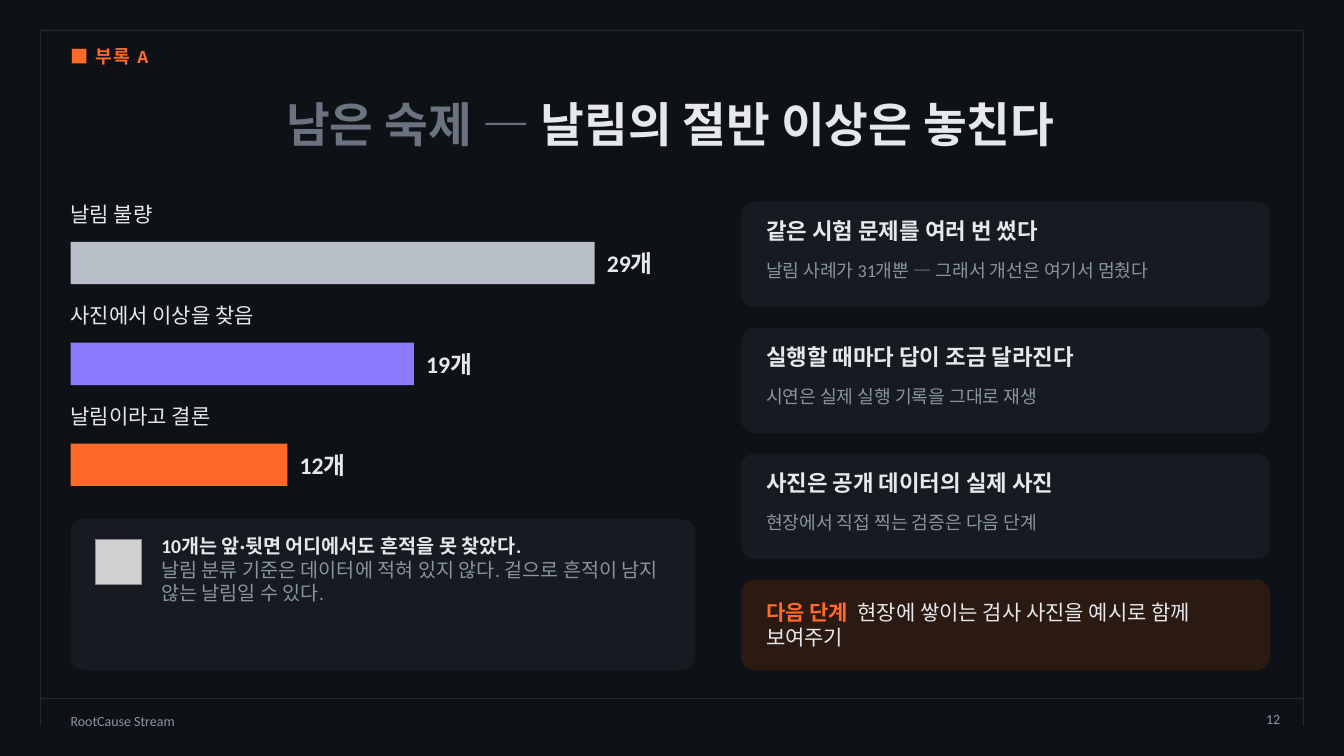
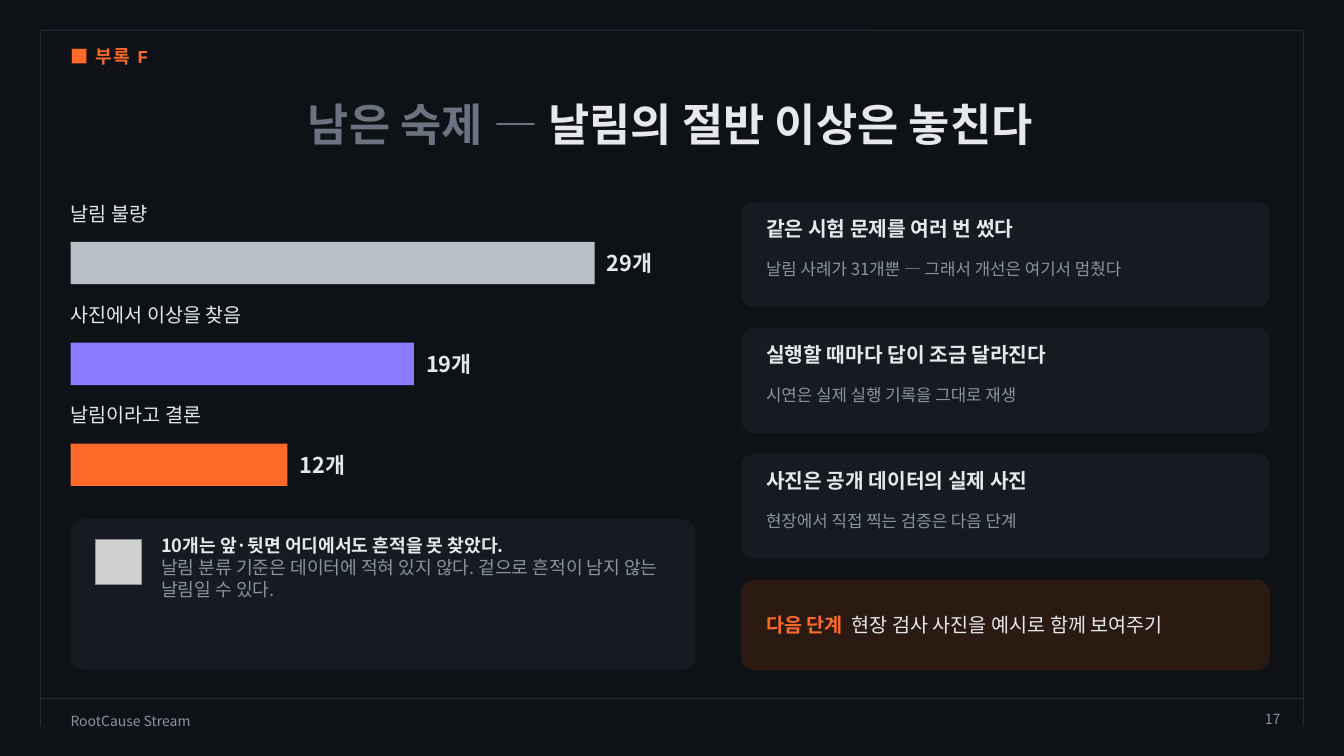
Before and after one commit to dlwogud/rootcause-stream, a slide deck: slide 17 of deck/RootCause_Stream_발표자료.pptx (slide 12 before the commit). Drawn at 1344x756 pixels with LibreOffice and Linux fonts; fonts in the diff are those of the drawing; grey boxes stand for pictures; background and template pictures are left out. Boxes give left, top, right and bottom in pixels: in the first picture for what was removed or moved away, otherwise in the second. Text is boxed around its words. In the diff, an @@ line names an element or a change of style, - is before the commit and + after.

```diff
--- a/deck/RootCause_Stream_발표자료.pptx
+++ b/deck/RootCause_Stream_발표자료.pptx
@@ text at [96,48,148,65]: text changed @@
-■ 부록 A
+■ 부록 F
@@ title "남은 숙제 — 날림의 절반 ..." at [308,103,1033,145]: size 34 to 32 pt, font Calibri to Noto Sans CJK KR @@
@@ size 15 to 14 pt, font Calibri to Noto Sans CJK KR in 3 elements at [71,204,147,223], [71,305,242,324], [71,405,201,424] @@
@@ size 17 to 15.5 pt, font Calibri to Noto Sans CJK KR in 3 elements at [607,253,653,273], [426,354,472,374], [300,455,346,475] @@
@@ size 16 to 14.5 pt, font Calibri to Noto Sans CJK KR in 3 elements at [766,219,1013,238], [766,345,1046,364], [766,471,1027,490] @@
@@ text "10개는 앞·뒷면 어디에서도 흔적을 못 ..." at [161,536,657,598]: size 14 to 13 pt, font Calibri to Noto Sans CJK KR @@
@@ size 13 to 12 pt, font Calibri to Noto Sans CJK KR in 3 elements at [766,261,1121,277], [766,387,1016,403], [766,513,1017,529] @@
@@ text at [766,615,1163,634]: text changed; size 15 to 14 pt; font Calibri to Noto Sans CJK KR @@
-다음 단계 현장에 쌓이는 검사 사진을 예시로 함께 보여주기
+다음 단계 현장 검사 사진을 예시로 함께 보여주기
@@ text "RootCause Stream" at [71,715,191,726]: font Calibri to Noto Sans CJK KR @@
@@ page number at [1265,714,1281,724]: text changed; font Calibri to Noto Sans CJK KR @@
-12
+17
```
Also in this commit, not shown: 17 other slides changed, 2 other files.
